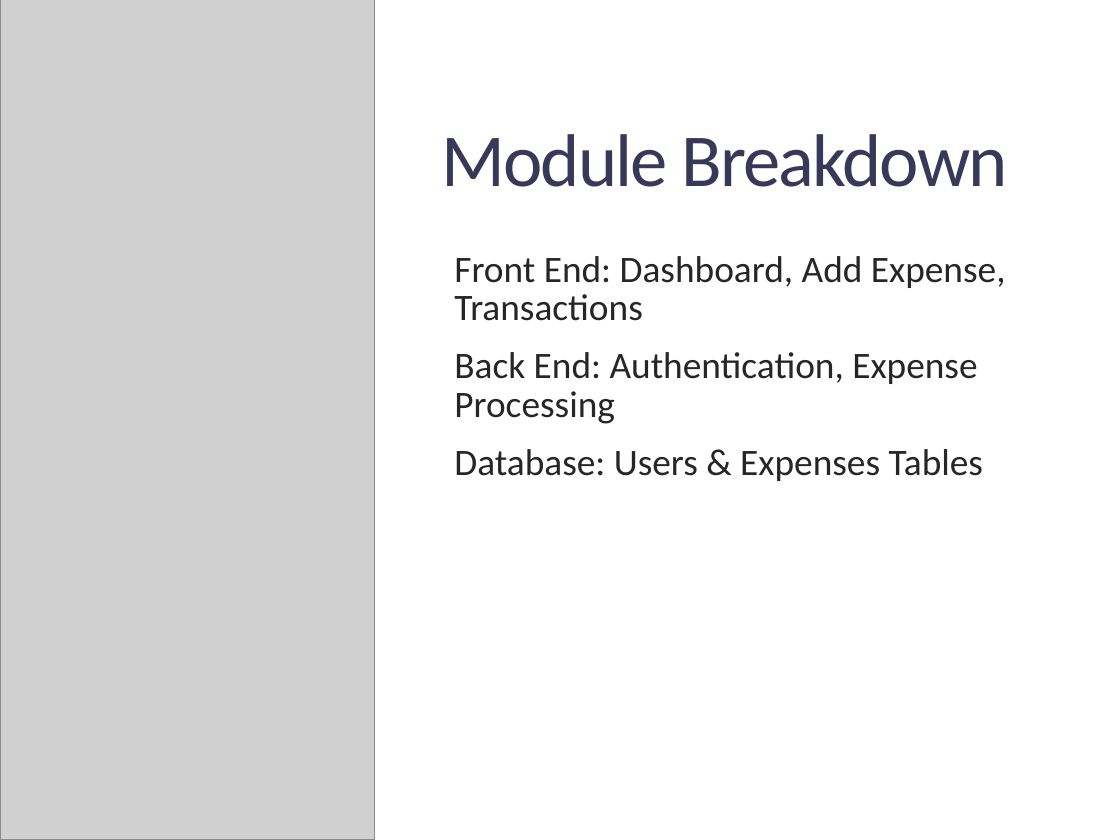
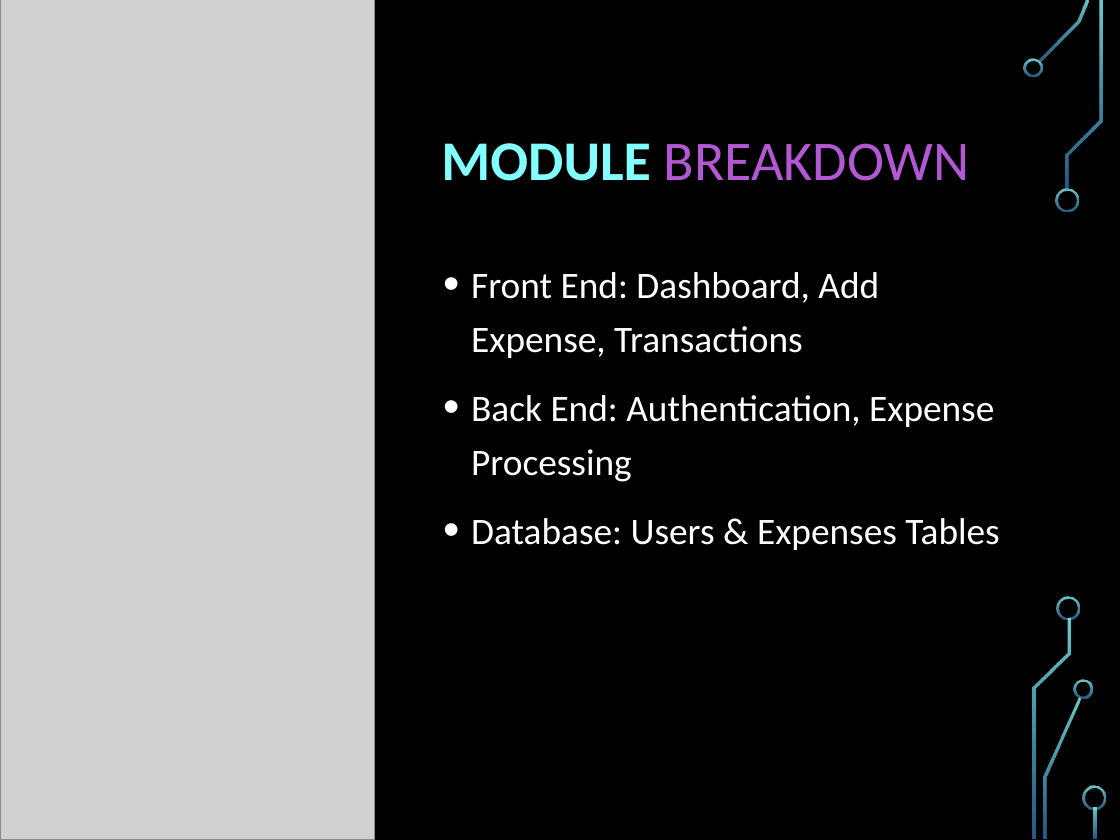
Before and after one commit to Buesse7310/Project-Alex-Roma-Nick-Eva-, a slide deck: slide 7 of docs/phase1/Spending_Habit_Tracker_Phase1.pptx. Drawn at 1120x840 pixels with LibreOffice and Linux fonts; fonts in the diff are those of the drawing; grey boxes stand for pictures; background and template pictures are left out. Boxes give left, top, right and bottom in pixels: in the first picture for what was removed or moved away, otherwise in the second. Text is boxed around its words. In the diff, an @@ line names an element or a change of style, - is before the commit and + after.

```diff
--- a/docs/phase1/Spending_Habit_Tracker_Phase1.pptx
+++ b/docs/phase1/Spending_Habit_Tracker_Phase1.pptx
@@ background #FFFFFF to picture (left out) @@
@@ title at <box>441,143,970,181</box>: text changed; size 48 to 36 pt; text colour #383959 to #B258D3 @@
-Module Breakdown
+MODULE BREAKDOWN
@@ text "Front End: Dashboard, Add Expense, ..." at <box>471,272,999,550</box>: text colour #262626 to #FFFFFF; bullet   to •; line spacing 0.85 to 1.2; less space between paragraphs @@
@@ group added at <box>1023,0,1105,839</box>: 9 freeform shapes, 1 rectangle @@
```
Also in this commit, not shown: 11 other slides changed, 1 slide added.
